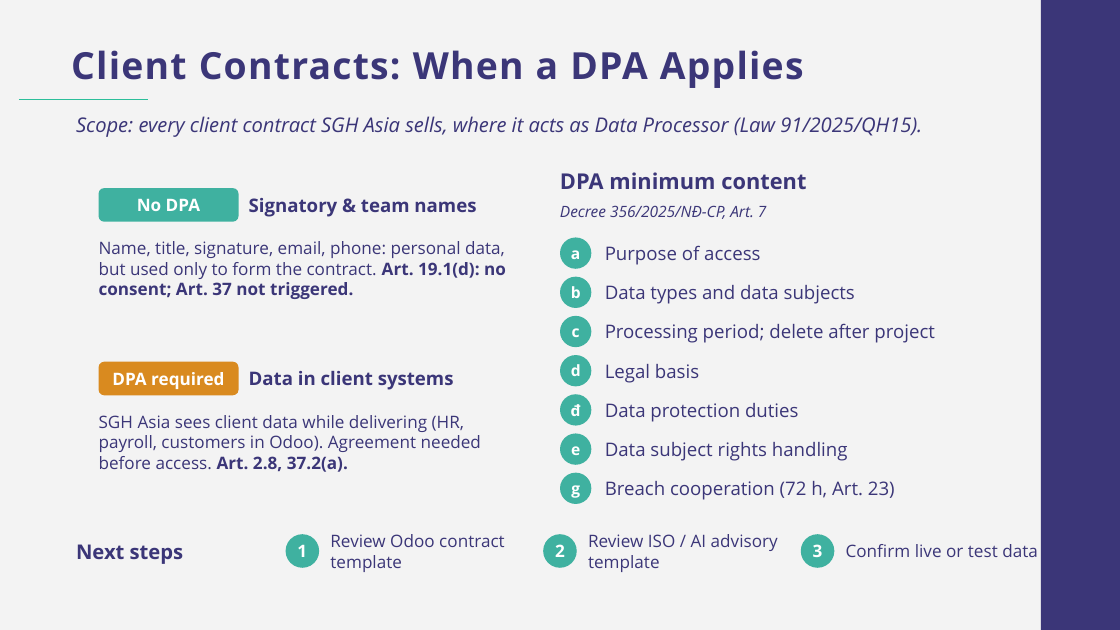
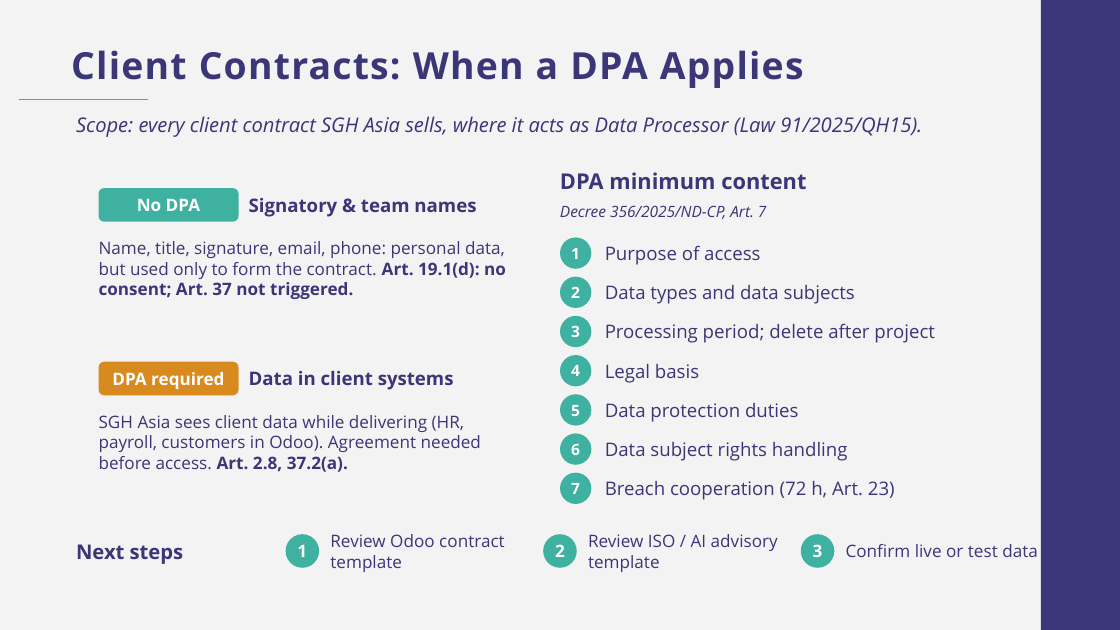
Before and after one commit to tranmyphuc/docs, a slide deck: slide 9 of SGH_Asia_PDPL_BOD_Deck.pptx. Drawn at 1120x630 pixels with LibreOffice and Linux fonts; fonts in the diff are those of the drawing; background and template pictures are left out. Boxes give left, top, right and bottom in pixels: in the first picture for what was removed or moved away, otherwise in the second. Text is boxed around its words. In the diff, an @@ line names an element or a change of style, - is before the commit and + after.

```diff
--- a/SGH_Asia_PDPL_BOD_Deck.pptx
+++ b/SGH_Asia_PDPL_BOD_Deck.pptx
@@ text at box(560, 205, 767, 219): text changed @@
-Decree 356/2025/NĐ-CP, Art. 7
+Decree 356/2025/ND-CP, Art. 7
@@ text in ellipse at box(571, 248, 580, 259): text changed @@
-a
+1
@@ text in ellipse at box(571, 286, 580, 298): text changed @@
-b
+2
@@ text in ellipse at box(571, 325, 580, 337): text changed @@
-c
+3
@@ text in ellipse at box(571, 365, 580, 376): text changed @@
-d
+4
@@ text in ellipse at box(571, 405, 580, 416): text changed @@
-đ
+5
@@ text in ellipse at box(571, 443, 580, 455): text changed @@
-e
+6
@@ text in ellipse at box(571, 483, 580, 494): text changed @@
-g
+7
```
Also in this commit, not shown: 1 other slide changed, 1 slide removed.
